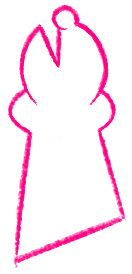
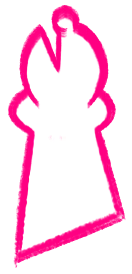
Layered file, before and after one edit (132px x 274px). Changes by layer:
added layer "Ebene 2 Kopie 5" above "Ebene 2 Kopie 4" over bbox(11, 10, 121, 262)
added layer "Ebene 2 Kopie 4" above "Ebene 2 Kopie 3" over bbox(11, 7, 121, 262)
added layer "Ebene 2 Kopie 3" above "Ebene 2 Kopie 2" over bbox(11, 7, 121, 262)
added layer "Ebene 2 Kopie 2" above "Ebene 2 Kopie" over bbox(11, 13, 121, 262)
added layer "Ebene 2 Kopie" above "Ebene 2" over bbox(10, 7, 123, 263)
